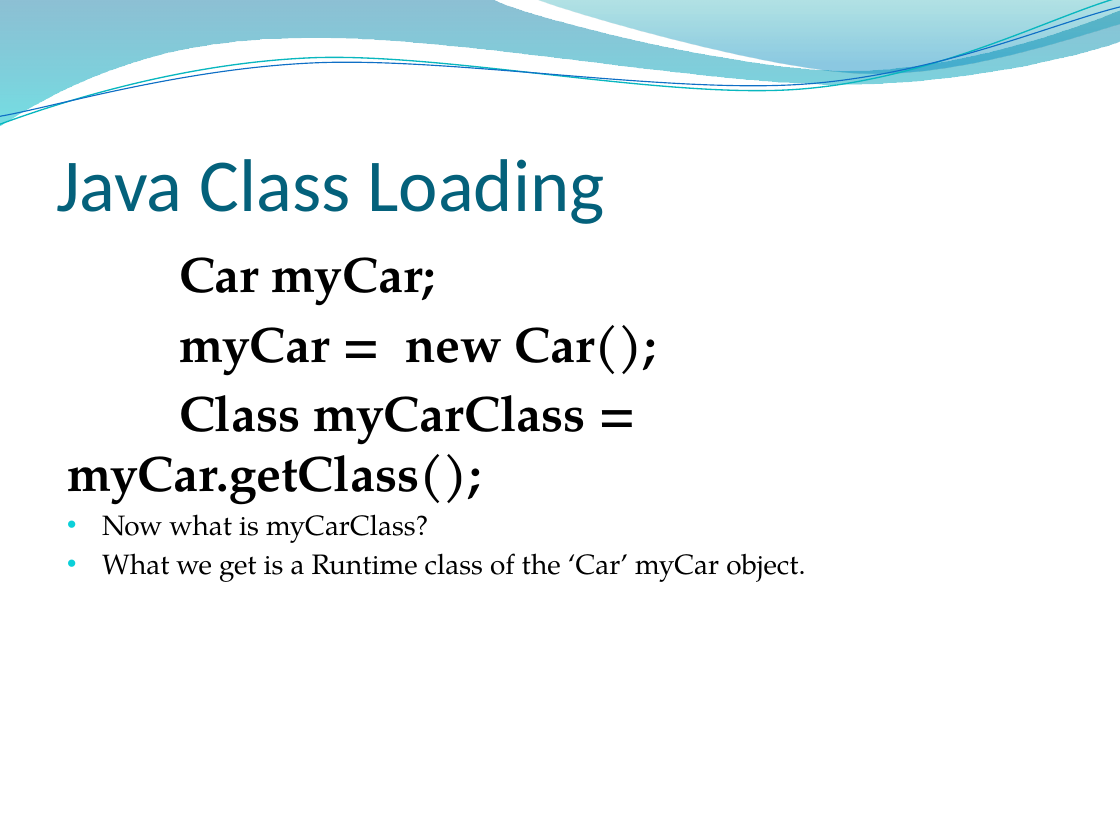
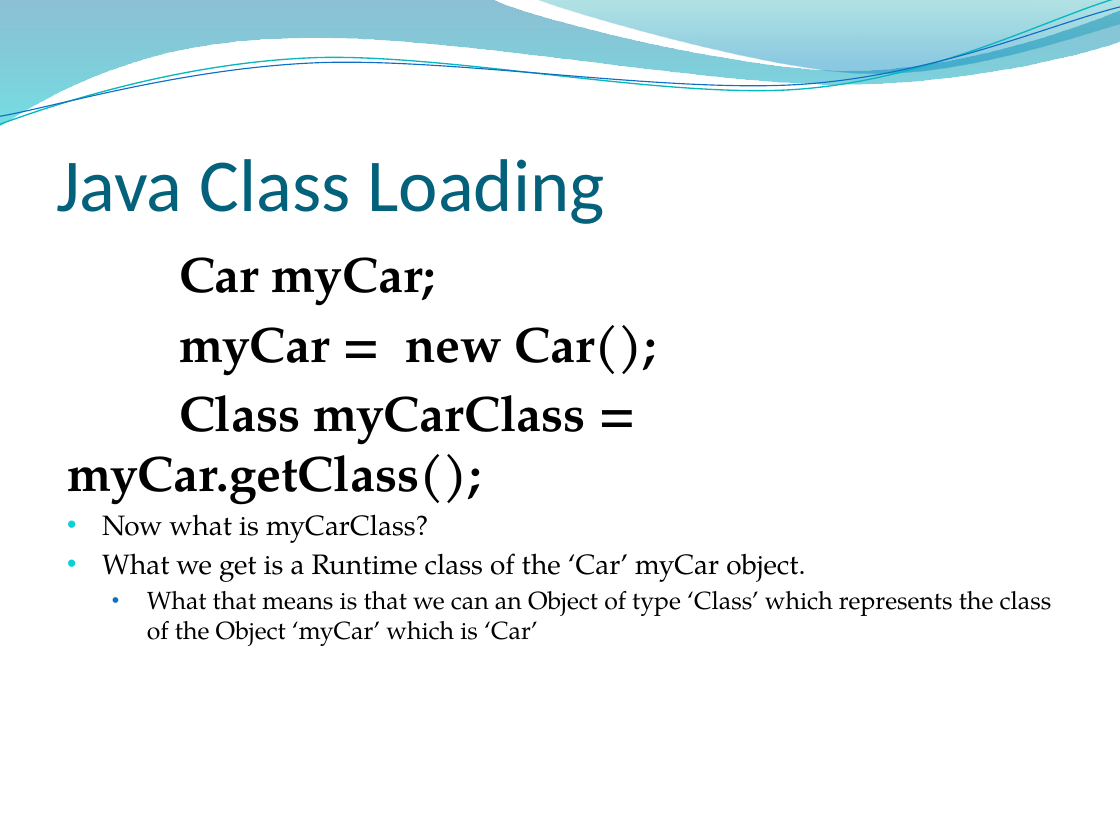
Before and after one commit to navraman/Full-Stack-Training, a slide deck: slide 7 of Training/Naveen/DAY 3.pptx. Drawn at 1120x840 pixels with LibreOffice and Linux fonts; fonts in the diff are those of the drawing; background and template pictures are left out. Boxes give left, top, right and bottom in pixels: in the first picture for what was removed or moved away, otherwise in the second. Text is boxed around its words. In the diff, an @@ line names an element or a change of style, - is before the commit and + after.

Commit message:
Added new slide

```diff
--- a/Training/Naveen/DAY 3.pptx
+++ b/Training/Naveen/DAY 3.pptx
@@ text at <box>147,591,1052,646</box>: paragraph added @@
+  • What that means is that we can an Object of type ‘Class’ which represents the class of the Object ‘myCar’ which is ‘Car’
```
Also in this commit, not shown: 1 slide added.
